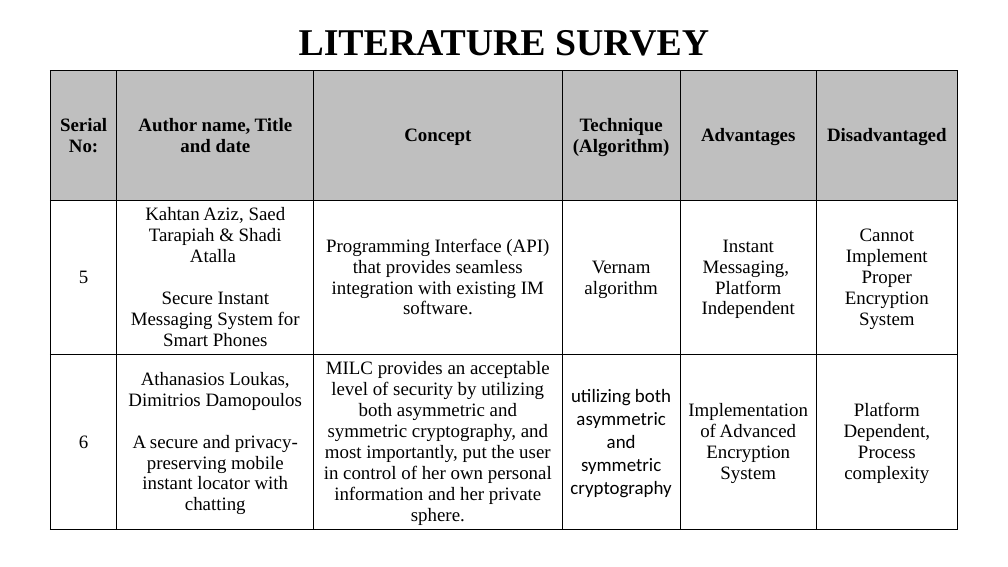
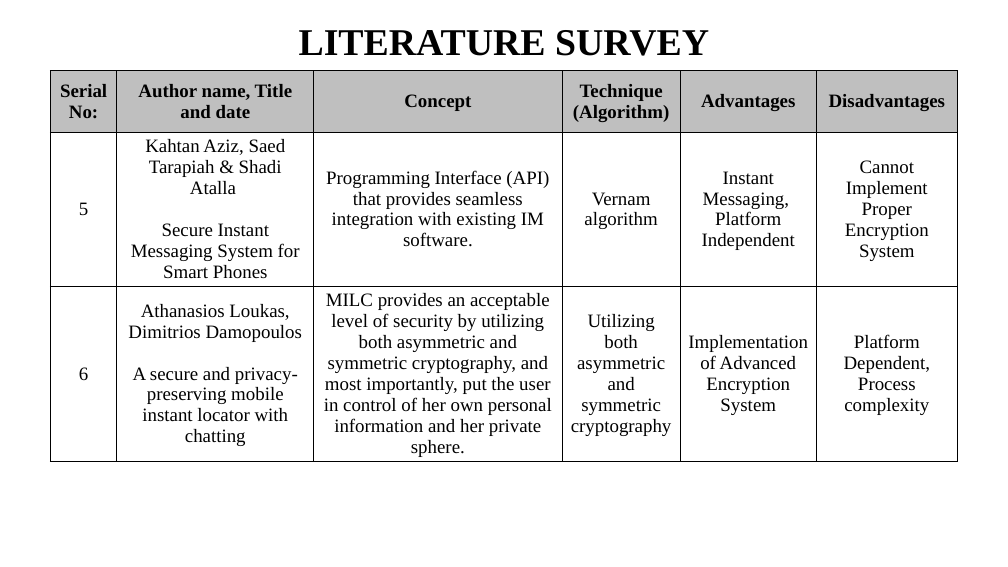
Before and after one commit to i-am-smf/Secure-Chat-using-Blockchain, a slide deck: slide 8 of DOCS/First Review.pptx. Drawn at 1008x567 pixels with LibreOffice and Linux fonts; fonts in the diff are those of the drawing. Boxes give left, top, right and bottom in pixels: in the first picture for what was removed or moved away, otherwise in the second. Text is boxed around its words. In the diff, an @@ line names an element or a change of style, - is before the commit and + after.

```diff
--- a/DOCS/First Review.pptx
+++ b/DOCS/First Review.pptx
@@ table at [51,70,959,487] @@
-row 1, column 6: Disadvantaged
+row 1, column 6: Disadvantages
-row 3, column 4: utilizing both asymmetric and symmetric cryptography
+row 3, column 4: Utilizing both asymmetric and symmetric cryptography
```
Also in this commit, not shown: 8 other slides changed, 2 other files.
